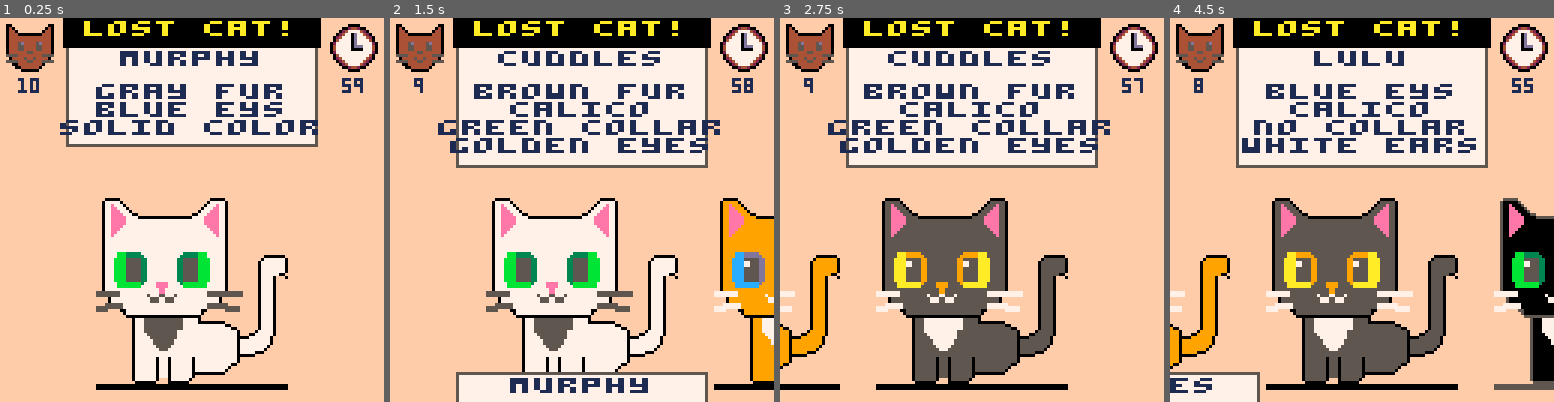
Above: before the commit, frames 1-4 (left to right).
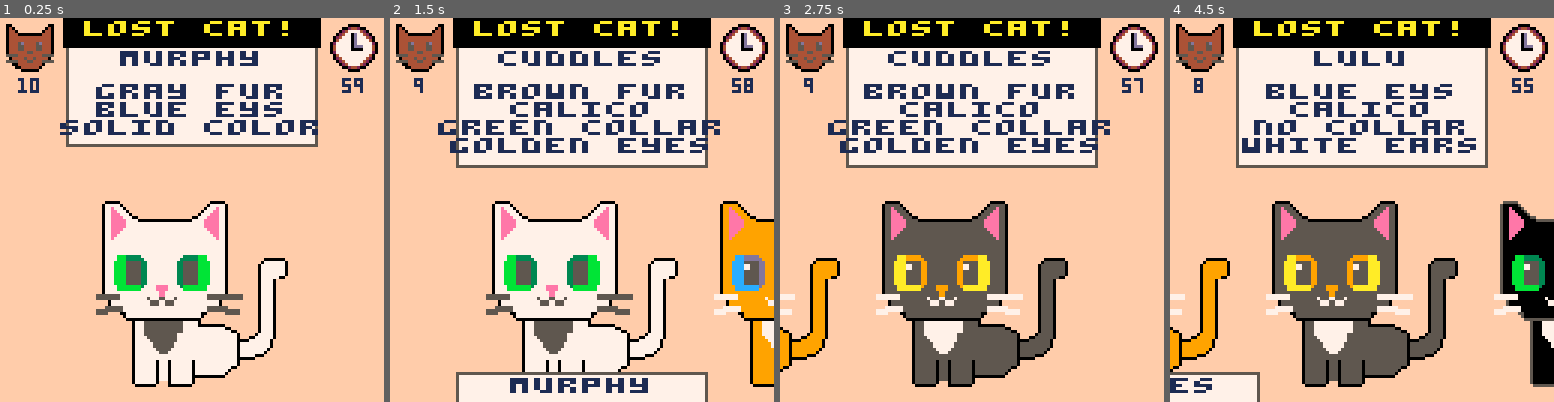
Above: after the commit, the same moments.

Repository: pcal43/pico8-papurrs-please
Game: PICO-8 cartridge pico8-home/carts/lost-cats.p8
Same seed, same stepped clock (60 frames per second), same inputs: the game is played once before the commit and once after it.
Inputs:
- Up to frame 1 (0.25 s): no input
- Up to frame 2 (1.5 s): tap O (Z key) at 0.7 s
- Up to frame 3 (2.75 s): hold Right 1.6-2.1 s; tap O (Z key) at 1.7, 2.1, 2.5 s; hold Right from 2.47 s (still down)
- Up to frame 4 (4.5 s): tap O (Z key) every 0.4 s from 2.9 to 4.1 s; release Right at 3.03 s; hold Left 3.08-3.58 s; hold Right from 4.02 s (still down)

The runs differ from the first frame. In frame 1, 3.6% of the frame differs, in the area x 25-75%, y 46-97%; in frame 2, 3.8%; in frame 3, 4.5%; in frame 4, 5.4%, in the area x 0-100%, y 46-97%.

Commit message:
checkpoint

Diff:
--- a/pico8-home/carts/lost-cats.p8
+++ b/pico8-home/carts/lost-cats.p8
@@ -50,13 +50,13 @@
 ff011111111111111111111111111111111111111110ffffffffffffffffffff0000000000000000000000000000000000000000000000000000000000000000
 ff01111bbb333331111111111111133333bbb1111110ffffffffffffffffffff0000000000000000000000000000000000000000000000000000000000000000
 ff01111bbb333333111111111111333333bbb1111110ffffffffffff0000000f0000000000000000000000000000000000000000000000000000000000000000
-ff0111bbbb555553311111111113355555bbbb111110fffffffffff01111111000000000000000000000000000000000000000000000000000000000000
-ff0111bbbb775553311111111113377555bbbb111110ffffffffff0111111110000000000000000000000000000000000000000000000000000000000000000
-ff0111bbbb775553311111111113377555bbbb111110ffffffffff011111111000000000000000000000000000000000000000000000000000000000000000
-ff0111bbbb555553311111111113355555bbbb111110ffffffffff01111111100000000000000000000000000000000000000000000000000000000000000
-ff0111bbbb555553311111111113355555bbbb111110ffffffffff01111111100000000000000000000000000000000000000000000000000000000000000
+ff0111bbbb555553311111111113355555bbbb111110fffffffffff0111111100000000000000000000000000000000000000000000000000000000000000000
+ff0111bbbb775553311111111113377555bbbb111110ffffffffff01111111100000000000000000000000000000000000000000000000000000000000000000
+ff0111bbbb775553311111111113377555bbbb111110ffffffffff01111111100000000000000000000000000000000000000000000000000000000000000000
+ff0111bbbb555553311111111113355555bbbb111110ffffffffff01111111100000000000000000000000000000000000000000000000000000000000000000
+ff0111bbbb555553311111111113355555bbbb111110ffffffffff01111111100000000000000000000000000000000000000000000000000000000000000000
 ff0111bbbb555553311111111113355555bbbb111110ffffffffff011111100f0000000000000000000000000000000000000000000000000000000000000000
-ff0111bbbb555553311111111113355555bbbb111110ffffffffff011110fff0000000000000000000000000000000000000000000000000000000000000000
+ff0111bbbb555553311111111113355555bbbb111110ffffffffff011110ffff0000000000000000000000000000000000000000000000000000000000000000
 ff0111bbbb555553311111111113355555bbbb111110ffffffffff011110ffff0000000000000000000000000000000000000000000000000000000000000000
 ff01111bbbbbbbb31111999911113bbbbbbbb1111110ffffffffff011110ffff0000000000000000000000000000000000000000000000000000000000000000
 ff01111bbbbbbbb11111999911111bbbbbbbb1111110ffffffffff011110ffff0000000000000000000000000000000000000000000000000000000000000000
@@ -75,7 +75,7 @@
 ffffffffffff011177777777777771111111111111100fffffffff011110ffffffffffffffffffffffffffffffffffffffffffff000000000000000000000000
 ffffffffffff01117777777777777111111111111111100fffffff011110ffffffffffffffffffffffffffffffffffffffffffff000000000000000000000000
 ffffffffffff011177777777777111111111111111111110fffff0111110ffffffffffffffffffffffffffffffffffffffffffff000000000000000000000000
-ffffffffffff011117777777777111111111111111111110fff001111110fffffffffffffffffffffffffffffffffffffffffffff000000000000000000000000
+ffffffffffff011117777777777111111111111111111110fff001111110fffffffffffffffffffffffffffffffffffffffffffff00000000000000000000000
 ffffffffffff01111177777777711111111111111111111000011111110fffffffffffffffffffffffffffffffffffffffffffff000000000000000000000000
 ffffffffffff01111117777777111111111111111111111011111111110fffffffffffffffffffffffffffffffffffffffffffff000000000000000000000000
 ffffffffffff01111117777777111111111111111111111011111111110fffffffffffffffffffffffffffffffffffffffffffff000000000000000000000000
@@ -90,5 +90,7 @@
 ffffffffffff01111111011101111111011111111110ffffffffffffffffffffffffffffffffffffffffffffffffffffffffffff000000000000000000000000
 ffffffffffff0111111101110111111100000000000fffffffffffffffffffffffffffffffffffffffffffffffffffffffffffff000000000000000000000000
 ffffffffffff011111110111011111110fffffffffffffffffffffffffffffffffffffffffffffffffffffffffffffffffffffff000000000000000000000000
-ffffffffffff011111110fff01111110ffffffffffffffffffffffffffffffffffffffffffffffffffffffffffffffffffffffff000000000000000000000000
-fffffffffffff0000000ffff0000000fffffffffffffffffffffffffffffffffffffffffffffffffffffffffffffffffffffffff000000000000000000000000
+ffffffffffff011111110fff011111110fffffffffffffffffffffffffffffffffffffffffffffffffffffffffffffffffffffff000000000000000000000000
+fffffffffffff0000000ffff00000000ffffffffffffffffffffffffffffffffffffffffffffffffffffffffffffffffffffffff000000000000000000000000
+ffffffffffffffffffffffffffffffffffffffffffffffffffffffffffffffff0000000000000000000000000000000000000000000000000000000000000000
+ffffffffffffffffffffffffffffffffffffffffffffffffffffffffffffffff0000000000000000000000000000000000000000000000000000000000000000
--- a/pico8-home/carts/src/Cat.lua
+++ b/pico8-home/carts/src/Cat.lua
@@ -16,7 +16,7 @@
         pal(11, traits[EYE_COLOR].outer)
         pal(4, 0) -- pupils are grey to distinguish from outline
 
-        spr(self.spriteId, x - 64 / 2, y - 64, 8, 8)
+        spr(self.spriteId, x - 64 / 2, y - 63, 8, 8)
         pal()
         palt()
 
